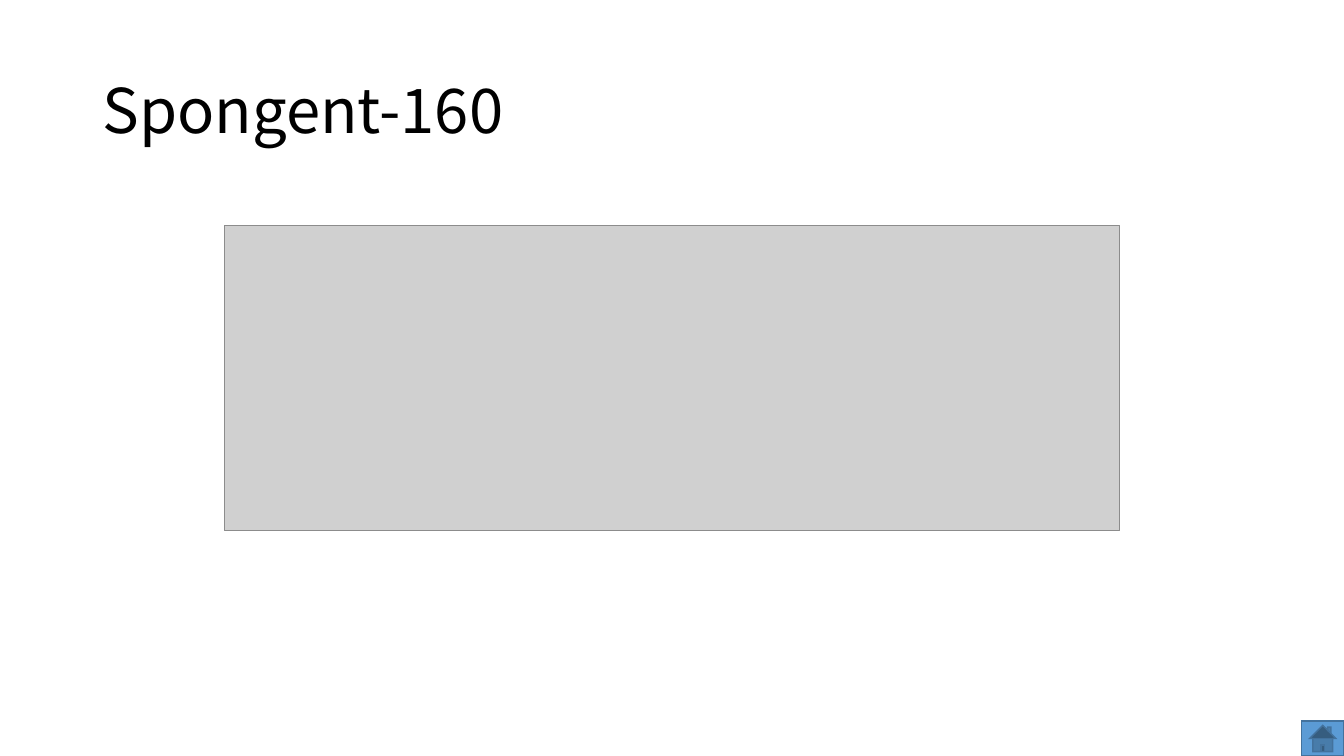
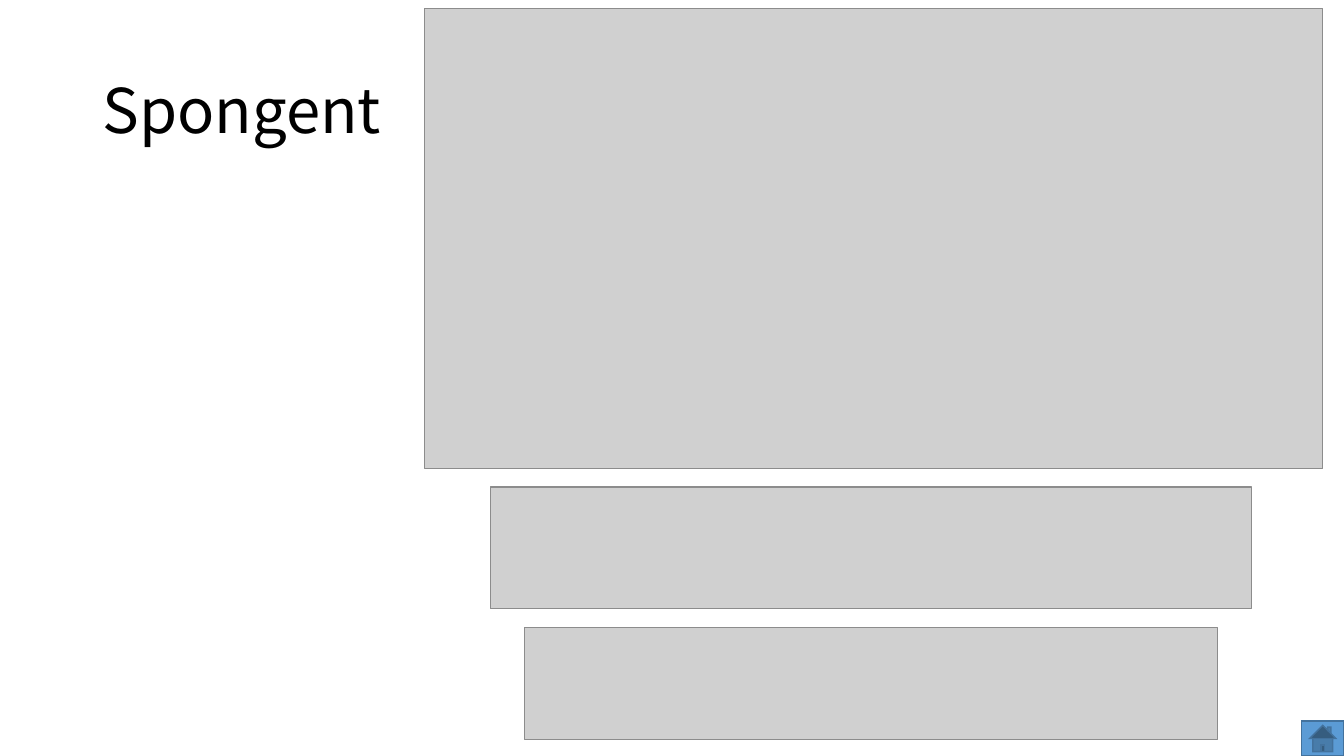
Before and after one commit to dtykira/LWC_finalists, a slide deck: slide 11 of round3.pptx (slide 8 before the commit). Drawn at 1344x756 pixels with LibreOffice and Linux fonts; fonts in the diff are those of the drawing; grey boxes stand for pictures. Boxes give left, top, right and bottom in pixels: in the first picture for what was removed or moved away, otherwise in the second. Text is boxed around its words. In the diff, an @@ line names an element or a change of style, - is before the commit and + after.

```diff
--- a/round3.pptx
+++ b/round3.pptx
@@ picture added at box(424, 8, 1323, 468) @@
@@ title at box(102, 87, 381, 149): text changed @@
-Spongent-160
+Spongent
@@ picture removed at box(224, 225, 1119, 530) @@
@@ picture added at box(490, 487, 1251, 609) @@
@@ picture added at box(524, 627, 1218, 739) @@
```
Also in this commit, not shown: 10 other slides changed, 8 slides added, 1 slide removed, 6 other files.
